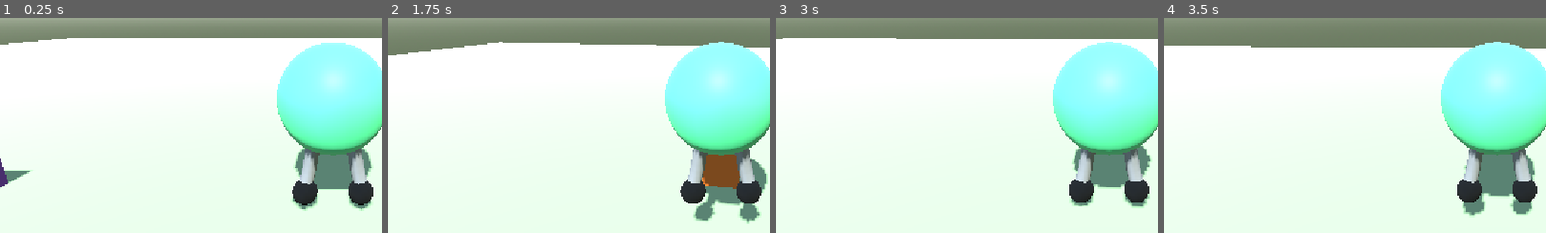
Above: before the commit, frames 1-4 (left to right).
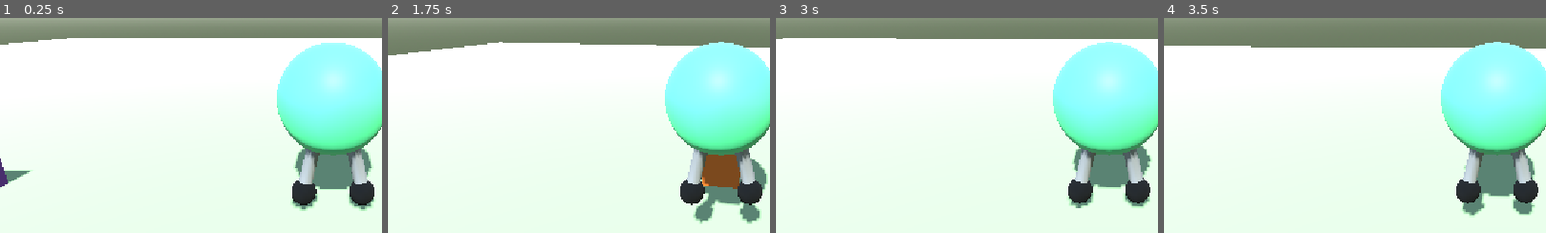
Above: after the commit, the same moments.

Repository: ar-bh/slingshot-boy
Game: Godot game, scene res://player/game.tscn
The game is run twice, just before and just after one commit, with the same random seed, the same clock (stepped at 60 frames per second) and the same inputs.
Inputs (mouse positions are % of the whole screen's width and height, from its top left):
- Up to frame 1 (0.25 s): no input
- Up to frame 2 (1.75 s): tap Enter at 0.5 s; move the mouse to (55, 50) at 0.52 s; hold W (move_forward) from 0.53 s (still down); tap Alt at 0.6 s; tap Space (jump) at 0.77, 1.52 s; move the mouse to (45, 50) at 1.27 s; tap Shift at 1.35 s
- Up to frame 3 (3 s): keep holding W (move_forward); move the mouse to (52, 48) at 2.02 s; tap Alt at 2.1 s; move the mouse to (49, 52) at 2.77 s; tap Shift at 2.85 s
- Up to frame 4 (3.5 s): keep holding W (move_forward); tap Space (jump) at 3.02 s
The pictures show only the part of the screen within x 6-56%, y 34-84%; the shares and areas given below are measured in that part.

The runs differ from the first frame. In frame 1, 0.5% of the frame differs, in the area x 76-98%, y 61-90%; in frame 2, 0.4%; in frame 3, 0.4%; in frame 4, 0.5%.

Commit message:
IK finalized set-up

Diff:
--- a/player/legs.gd
+++ b/player/legs.gd
@@ -12,26 +12,19 @@
 @onready var left_tube: CSGPolygon3D = $LeftTube
 @onready var right_tube: CSGPolygon3D = $RightTube
 
-func _process(_delta: float) -> void:
+func _ready() -> void:
+	if not skeleton.skeleton_updated.is_connected(_on_skeleton_updated):
+		skeleton.skeleton_updated.connect(_on_skeleton_updated)
+
+func _on_skeleton_updated() -> void:
 	_apply_thickness()
-	_set_curve(left_path, "LeftHip", "LeftKnee", "LeftFoot")
-	_set_curve(right_path, "RightHip", "RightKnee", "RightFoot")
+	_set_curve(left_path, "LeftHip", "LeftKnee", $"../LeftShoe/MeshInstance3D")
+	_set_curve(right_path, "RightHip", "RightKnee", $"../RightShoe/MeshInstance3D")
 
-func _apply_thickness() -> void:
-	if is_equal_approx(_thickness_applied, thickness):
-		return
-	_thickness_applied = thickness
-	var ring := PackedVector2Array()
-	for i in 10:
-		var angle := TAU * float(i) / 10.0
-		ring.append(Vector2(cos(angle), sin(angle)) * thickness)
-	left_tube.polygon = ring
-	right_tube.polygon = ring
-
-func _set_curve(path: Path3D, hip_name: String, knee_name: String, foot_name: String) -> void:
-	var hip := _bone_pos(hip_name) + Vector3(0, 0.4, 0)
+func _set_curve(path: Path3D, hip_name: String, knee_name: String, shoe: Node3D) -> void:
+	var hip := _bone_pos(hip_name)
 	var knee := _bone_pos(knee_name)
-	var foot := _bone_pos(foot_name) + Vector3(0, 0.15, 0)
+	var foot := skeleton.to_local(shoe.global_position)
 	var control := 2.0 * knee - 0.5 * (hip + foot)
 	var curve := path.curve
 	var steps := 12
@@ -49,5 +42,16 @@
 		curve.set_point_in(i, Vector3.ZERO)
 		curve.set_point_out(i, Vector3.ZERO)
 
+func _apply_thickness() -> void:
+	if is_equal_approx(_thickness_applied, thickness):
+		return
+	_thickness_applied = thickness
+	var ring := PackedVector2Array()
+	for i in 10:
+		var angle := TAU * float(i) / 10.0
+		ring.append(Vector2(cos(angle), sin(angle)) * thickness)
+	left_tube.polygon = ring
+	right_tube.polygon = ring
+
 func _bone_pos(bone_name: String) -> Vector3:
 	return skeleton.get_bone_global_pose(skeleton.find_bone(bone_name)).origin
--- a/player/slingshot_boy.tscn
+++ b/player/slingshot_boy.tscn
@@ -14,14 +14,14 @@
 
 [sub_resource type="Curve3D" id="Curve3D_mn11d"]
 _data = {
-"points": PackedVector3Array(0, 0, 0, 0, 0, 0, -0.318997, -0.387567, 0, 0, 0, 0, 0, 0, 0, -0.34544182, -0.62170213, 0.040135138, 0, 0, 0, 0, 0, 0, -0.37227485, -0.8392706, 0.07258638, 0, 0, 0, 0, 0, 0, -0.39949596, -1.0402727, 0.09735372, 0, 0, 0, 0, 0, 0, -0.42710525, -1.2247081, 0.114437155, 0, 0, 0, 0, 0, 0, -0.45510268, -1.3925769, 0.12383669, 0, 0, 0, 0, 0, 0, -0.4834883, -1.5438794, 0.12555233, 0, 0, 0, 0, 0, 0, -0.512262, -1.6786151, 0.11958407, 0, 0, 0, 0, 0, 0, -0.5414239, -1.7967844, 0.10593189, 0, 0, 0, 0, 0, 0, -0.570974, -1.8983872, 0.08459583, 0, 0, 0, 0, 0, 0, -0.60091215, -1.9834234, 0.05557586, 0, 0, 0, 0, 0, 0, -0.63123846, -2.051893, 0.018871993),
+"points": PackedVector3Array(0, 0, 0, 0, 0, 0, -0.318997, -0.787567, 0, 0, 0, 0, 0, 0, 0, -0.35381758, -0.92536473, 0.030730207, 0, 0, 0, 0, 0, 0, -0.3863018, -1.0571542, 0.056356717, 0, 0, 0, 0, 0, 0, -0.41644955, -1.1829354, 0.07687953, 0, 0, 0, 0, 0, 0, -0.44426095, -1.3027083, 0.09229865, 0, 0, 0, 0, 0, 0, -0.46973598, -1.4164729, 0.10261407, 0, 0, 0, 0, 0, 0, -0.49287456, -1.5242293, 0.10782579, 0, 0, 0, 0, 0, 0, -0.51367676, -1.6259774, 0.10793382, 0, 0, 0, 0, 0, 0, -0.53214264, -1.7217172, 0.102938145, 0, 0, 0, 0, 0, 0, -0.5482721, -1.8114489, 0.09283879, 0, 0, 0, 0, 0, 0, -0.56206506, -1.8951722, 0.07763572, 0, 0, 0, 0, 0, 0, -0.57352173, -1.9728873, 0.057328966),
 "tilts": PackedFloat32Array(0, 0, 0, 0, 0, 0, 0, 0, 0, 0, 0, 0)
 }
 point_count = 12
 
 [sub_resource type="Curve3D" id="Curve3D_ekwqv"]
 _data = {
-"points": PackedVector3Array(0, 0, 0, 0, 0, 0, 0.318997, -0.387567, 0, 0, 0, 0, 0, 0, 0, 0.34558997, -0.6216719, 0.04015128, 0, 0, 0, 0, 0, 0, 0.37250525, -0.8392237, 0.07261148, 0, 0, 0, 0, 0, 0, 0.39974287, -1.0402223, 0.097380616, 0, 0, 0, 0, 0, 0, 0.42730275, -1.2246678, 0.11445867, 0, 0, 0, 0, 0, 0, 0.455185, -1.3925602, 0.12384565, 0, 0, 0, 0, 0, 0, 0.48338956, -1.5438995, 0.12554157, 0, 0, 0, 0, 0, 0, 0.5119164, -1.6786857, 0.1195464, 0, 0, 0, 0, 0, 0, 0.5407655, -1.7969186, 0.10586016, 0, 0, 0, 0, 0, 0, 0.56993705, -1.8985987, 0.08448284, 0, 0, 0, 0, 0, 0, 0.5994308, -1.9837253, 0.055414457, 0, 0, 0, 0, 0, 0, 0.62924695, -2.052299, 0.018654995),
+"points": PackedVector3Array(0, 0, 0, 0, 0, 0, 0.318997, -0.787567, 0, 0, 0, 0, 0, 0, 0, 0.35280403, -0.9253354, 0.030405056, 0, 0, 0, 0, 0, 0, 0.38472393, -1.0570992, 0.05576876, 0, 0, 0, 0, 0, 0, 0.41475672, -1.1828583, 0.0760911, 0, 0, 0, 0, 0, 0, 0.44290233, -1.3026129, 0.0913721, 0, 0, 0, 0, 0, 0, 0.46916085, -1.4163628, 0.10161174, 0, 0, 0, 0, 0, 0, 0.49353218, -1.5241079, 0.10681003, 0, 0, 0, 0, 0, 0, 0.51601636, -1.6258485, 0.10696696, 0, 0, 0, 0, 0, 0, 0.53661346, -1.7215848, 0.10208254, 0, 0, 0, 0, 0, 0, 0.5553234, -1.811316, 0.09215677, 0, 0, 0, 0, 0, 0, 0.57214624, -1.8950429, 0.07718964, 0, 0, 0, 0, 0, 0, 0.5870819, -1.972765, 0.05718116),
 "tilts": PackedFloat32Array(0, 0, 0, 0, 0, 0, 0, 0, 0, 0, 0, 0)
 }
 point_count = 12
@@ -49,14 +49,14 @@
 bones/0/scale = Vector3(1, 1, 1)
 bones/1/name = "LeftKnee"
 bones/1/parent = 0
-bones/1/rest = Transform3D(1, 0, 0, 0, 1, 0, 0, 0, 1, -0.15025, -0.682732, 0.125655)
+bones/1/rest = Transform3D(1, 0, 0, 0, 1, 0, 0, 0, 1, -0.15, -0.683, 0.126)
 bones/1/enabled = true
-bones/1/position = Vector3(-0.15025, -0.682732, 0.125655)
+bones/1/position = Vector3(-0.15, -0.683, 0.126)
 bones/1/rotation = Quaternion(0, 0, 0, 1)
 bones/1/scale = Vector3(1, 1, 1)
 bones/2/name = "LeftFoot"
 bones/2/parent = 1
-bones/2/rest = Transform3D(1, 0, 0, 0, 1, 0, 0, 0, 1, -0.188951, -0.731594, -0.106783)
+bones/2/rest = Transform3D(1, 0, 0, 0, 1, 0, 0, 0, 1, -0.16199148, -0.731594, -0.106783)
 bones/2/enabled = true
 bones/2/position = Vector3(-0.16199148, -0.731594, -0.106783)
 bones/2/rotation = Quaternion(0, 0, 0, 1)
@@ -77,14 +77,14 @@
 bones/4/scale = Vector3(1, 1, 1)
 bones/5/name = "RightFoot"
 bones/5/parent = 4
-bones/5/rest = Transform3D(1, 0, 0, 0, 1, 0, 0, 0, 1, 0.188951, -0.731594, -0.106783)
+bones/5/rest = Transform3D(1, 0, 0, 0, 1, 0, 0, 0, 1, 0.16, -0.732, -0.107)
 bones/5/enabled = true
 bones/5/position = Vector3(0.16, -0.732, -0.107)
 bones/5/rotation = Quaternion(0, 0, 0, 1)
 bones/5/scale = Vector3(1, 1, 1)
 
 [node name="LeftShoe" type="BoneAttachment3D" parent="SlingshotMesh/Skeleton" unique_id=414329660]
-transform = Transform3D(1, 0, 0, 0, 1, 0, 0, 0, 1, -0.63123846, -2.201893, 0.018871993)
+transform = Transform3D(0.99968845, 0.017115504, 0.01816825, -0.01753038, 0.9995834, 0.02292708, -0.017768275, -0.023238428, 0.99957204, -0.658, -2.202, 0.018999994)
 bone_name = "LeftFoot"
 bone_idx = 2
 
@@ -93,7 +93,7 @@
 mesh = SubResource("SphereMesh_mn11d")
 
 [node name="RightShoe" type="BoneAttachment3D" parent="SlingshotMesh/Skeleton" unique_id=1230204842]
-transform = Transform3D(1, 0, 0, 0, 1, 0, 0, 0, 1, 0.62924695, -2.202299, 0.018654995)
+transform = Transform3D(0.9996319, -0.019797303, -0.018550536, 0.020249665, 0.99949414, 0.02452334, 0.018055659, -0.024889953, 0.99952716, 0.65800005, -2.2019997, 0.019000001)
 bone_name = "RightFoot"
 bone_idx = 5
 
@@ -140,6 +140,43 @@
 path_joined = false
 smooth_faces = true
 
+[node name="LeftFootTarget" type="Marker3D" parent="SlingshotMesh/Skeleton" unique_id=955091862]
+transform = Transform3D(1, 0, 0, 0, 1, 0, 0, 0, 1, -0.658, -2.202, 0.019)
+
+[node name="RightFootTarget" type="Marker3D" parent="SlingshotMesh/Skeleton" unique_id=728896682]
+transform = Transform3D(1, 0, 0, 0, 1, 0, 0, 0, 1, 0.658, -2.202, 0.019)
+
+[node name="LeftPole" type="Marker3D" parent="SlingshotMesh/Skeleton" unique_id=2013079355]
+transform = Transform3D(1, 0, 0, 0, 1, 0, 0, 0, 1, -0.47, -1.47, 1)
+
+[node name="RightPole" type="Marker3D" parent="SlingshotMesh/Skeleton" unique_id=927891429]
+transform = Transform3D(1, 0, 0, 0, 1, 0, 0, 0, 1, 0.47, -1.47, 1)
+
+[node name="TwoBoneIK3D" type="TwoBoneIK3D" parent="SlingshotMesh/Skeleton" unique_id=1317250311]
+setting_count = 2
+settings/0/target_node = NodePath("../LeftFootTarget")
+settings/0/pole_node = NodePath("../LeftPole")
+settings/0/root_bone_name = "LeftHip"
+settings/0/root_bone = 0
+settings/0/middle_bone_name = "LeftKnee"
+settings/0/middle_bone = 1
+settings/0/pole_direction = 5
+settings/0/end_bone_name = "LeftFoot"
+settings/0/end_bone = 2
+settings/0/use_virtual_end = false
+settings/0/extend_end_bone = false
+settings/1/target_node = NodePath("../RightFootTarget")
+settings/1/pole_node = NodePath("../RightPole")
+settings/1/root_bone_name = "RightHip"
+settings/1/root_bone = 3
+settings/1/middle_bone_name = "RightKnee"
+settings/1/middle_bone = 4
+settings/1/pole_direction = 5
+settings/1/end_bone_name = "RightFoot"
+settings/1/end_bone = 5
+settings/1/use_virtual_end = false
+settings/1/extend_end_bone = false
+
 [node name="Hitbox" type="CollisionShape3D" parent="." unique_id=951370208]
 transform = Transform3D(1, 0, 0, 0, 1, 0, 0, 0, 1, 0, 1.617982, 0)
 visible = false
